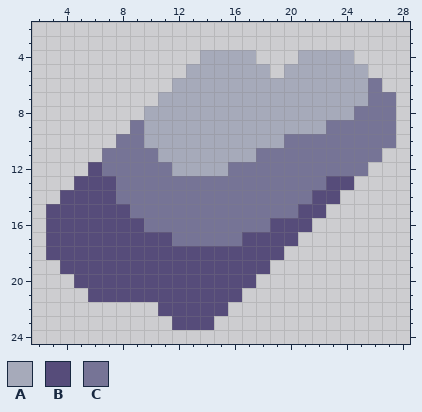
One commit to this pixel-art sprite: sprites/items/niobium.png. That is the earlier state.
The file is 32x32 pixels. Shown: x 2..28, y 2..24.
Palette (. is transparent): A #a6aaba  B #564c7a  C #767496
Pixels before, first column x 3:
 4 ...........AAAA...AAAA...
 5 ..........AAAAAA.AAAAAA..
 6 .........AAAAAAAAAAAAAAC.
 7 ........AAAAAAAAAAAAAAACC
 8 .......AAAAAAAAAAAAAAACCC
 9 ......CAAAAAAAAAAAAACCCCC
10 .....CCAAAAAAAAAACCCCCCCC
11 ....CCCCAAAAAAACCCCCCCCC.
12 ...BCCCCCAAAACCCCCCCCCC..
13 ..BBBCCCCCCCCCCCCCCCBB...
14 .BBBBCCCCCCCCCCCCCCBB....
15 BBBBBBCCCCCCCCCCCCBB.....
16 BBBBBBBCCCCCCCCCBBB......
17 BBBBBBBBBCCCCCBBBB.......
18 BBBBBBBBBBBBBBBBB........
19 .BBBBBBBBBBBBBBB.........
20 ..BBBBBBBBBBBBB..........
21 ...BBBBBBBBBBB...........
22 ........BBBBB............
23 .........BBB.............
Now the later version:
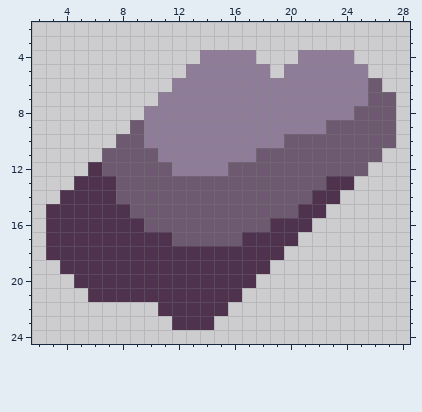
Changes in this commit:
colour A: #a6aaba -> #8f7c99
colour B: #564c7a -> #4f334e
colour C: #767496 -> #6d5970
